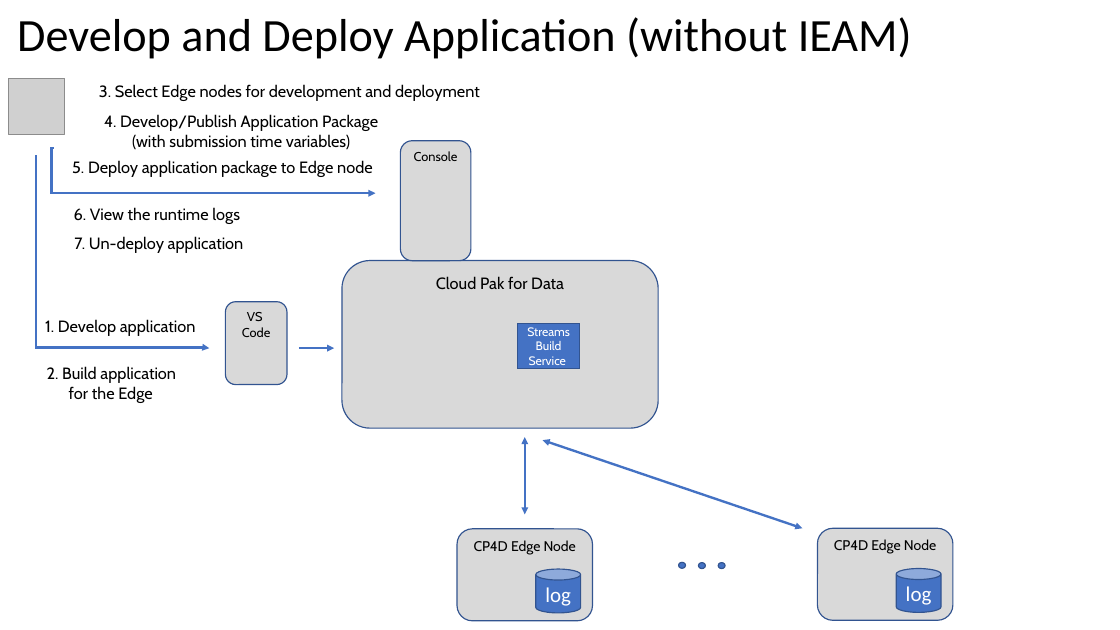
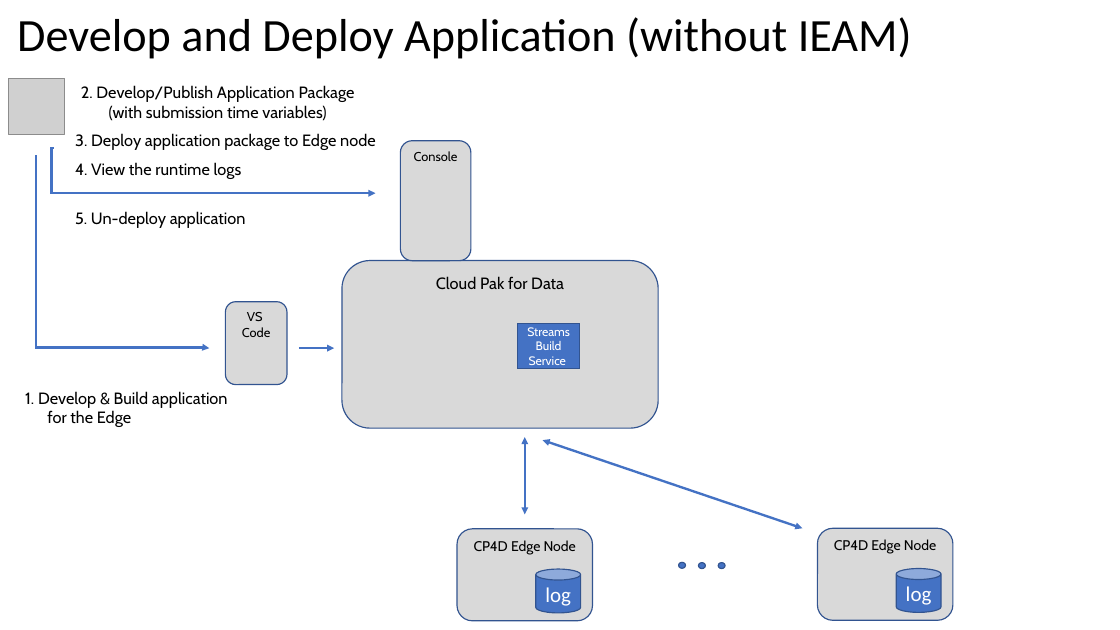
Before and after one commit to IBMStreams/sample.edge-app-control, a slide deck: slide 4 of images/Edge-samples-figures.pptx. Drawn at 1120x630 pixels with LibreOffice and Linux fonts; fonts in the diff are those of the drawing; grey boxes stand for pictures. Boxes give left, top, right and bottom in pixels: in the first picture for what was removed or moved away, otherwise in the second. Text is boxed around its words. In the diff, an @@ line names an element or a change of style, - is before the commit and + after.

```diff
--- a/images/Edge-samples-figures.pptx
+++ b/images/Edge-samples-figures.pptx
@@ text "2. Develop/Publish Application Package": place and size @@
-text "2. Develop/Publish Application Package" at (104, 114, 378, 150)
+text "2. Develop/Publish Application Package" at (81, 85, 355, 121)
@@ text at (81, 85, 355, 102): text changed @@
-4. Develop/Publish Application Package
+2. Develop/Publish Application Package
@@ text removed at (99, 84, 480, 101) @@
-3. Select Edge nodes for development and deployment
@@ text at (75, 133, 376, 150): text changed @@
-5. Deploy application package to Edge node
+3. Deploy application package to Edge node
@@ text at (75, 162, 242, 179): text changed @@
-6. View the runtime logs
+4. View the runtime logs
@@ text at (75, 211, 246, 228): text changed @@
-7. Un-deploy application
+5. Un-deploy application
@@ text removed at (45, 319, 196, 336) @@
-1. Develop application
@@ text "1. Develop & Build application": place and size @@
-text "1. Develop & Build application" at (47, 366, 176, 403)
+text "1. Develop & Build application" at (25, 391, 228, 427)
@@ text at (25, 391, 228, 408): text changed @@
-2. Build application
+1. Develop & Build application
```
Also in this commit, not shown: 1 other slide changed, 4 other files.
